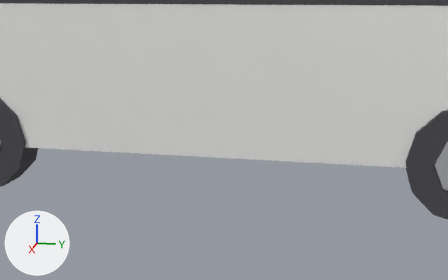
A saved change to the glTF model assets/models/outdoor/car_van_white.glb.
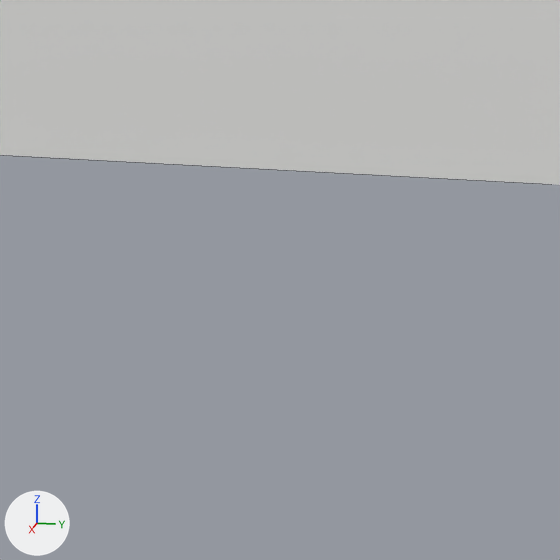
There are two pictures of each version: one from a 50 mm lens placed at (4.446, 0.821, 1.292), pointed at (-0.029, -0.074, 0.174), one close up on the part from 44% to 64% of the width and 47% to 79% of the height. Lighting does not change. The marker at lower left points along +X, +Y and +Z. The last two pictures show the newer version. The close-ups show mesh edges as thin lines. Where no turn or scale is listed for an object, it has been applied to the vertices.

The scene before the commit, as lines of its bpy script (objects in view):
```python
me_body = bpy.data.meshes.new('body')
me_body.from_pydata(...)  # 128 vertices, 192 faces; spans x -0.97..0.97, y -2.48..2.48, z 0.3..2.05
# faces by material slot: [24, 60, 60, 24, 24]
me_body.materials.append(mat_body)  # white #f7f7f5
me_body.materials.append(mat_glass)  # blue #cee7f6
me_body.materials.append(mat_black)  # dark grey #45454b
me_body.materials.append(mat_headlight)  # white #fdf9e7, glowing light grey #cac7b8
me_body.materials.append(mat_taillight)  # red #e75050, glowing red #aa3838
ob_body = bpy.data.objects.new('body', me_body)
ob_body.location = (0.0, 0.0, 0.0)
```
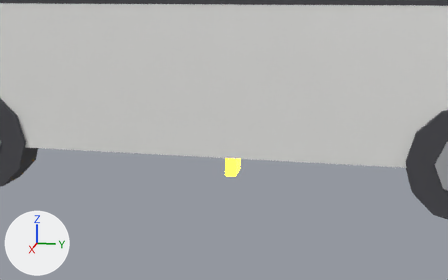
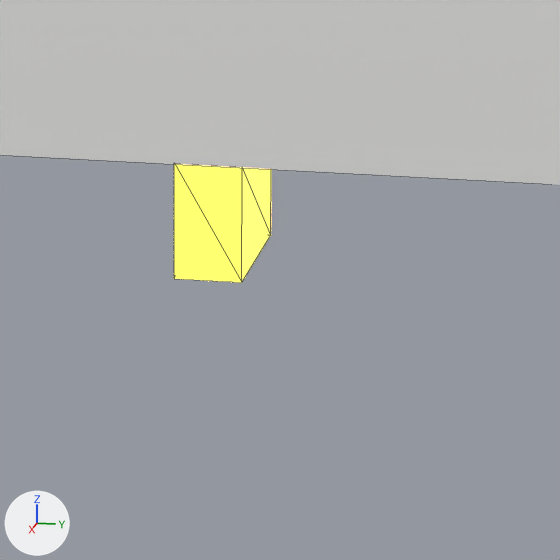
The change, as a diff of the scene's bpy script:
```diff
--- a/assets/models/outdoor/car_van_white.glb.py
+++ b/assets/models/outdoor/car_van_white.glb.py
@@ mat_hazard @@
+mat_hazard = principled_material('hazard')
+mat_hazard.base_color = (1.0, 0.62, 0.05)  # yellow #ffce3f
+mat_hazard.roughness = 0.3
+mat_hazard.emission_color = (1.0, 0.62, 0.05)  # yellow #ffce3f
+mat_hazard.emission_strength = 3.0
@@ me_haz_rr @@
+me_haz_rr.from_pydata(...)  # a box spanning x -0.9..-0.7, y 2.38..2.46, z -0.69..-0.55
+me_haz_rr.materials.append(mat_hazard)  # yellow #ffce3f, glowing yellow #ffce3f
@@ ob_haz_rr @@
+ob_haz_rr = bpy.data.objects.new('haz_rr', me_haz_rr)
+ob_haz_rr.location = (0.8, -2.42, 0.62)
```

Where the change shows, as pixel boxes [x1, y1, x2, y2] in the close-ups (560 x 560 px):
'haz_rr', added (yellow): after [174, 164, 271, 282]
